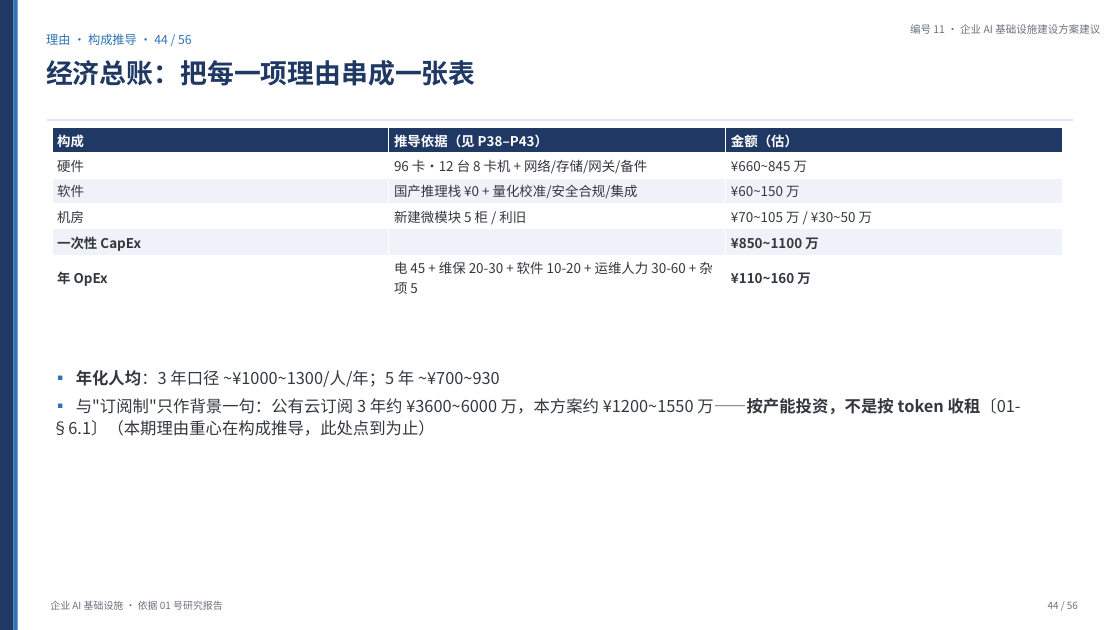
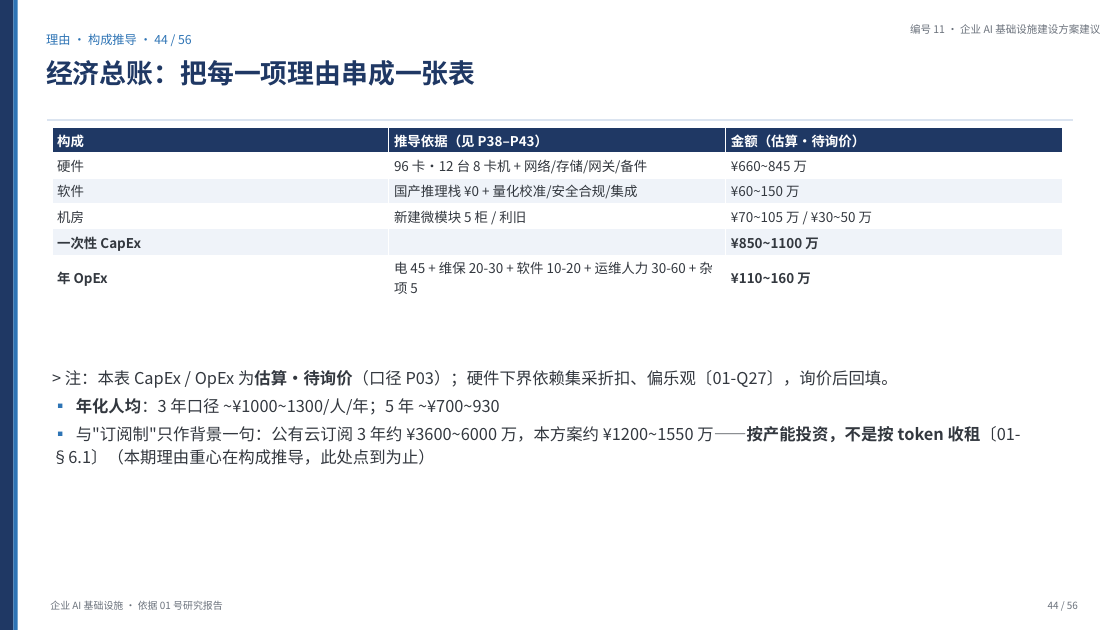
Before and after one commit to Yongjunzhou/AOS-system-design, a slide deck: slide 44 of 51-AI部署研究/11-企业AI基础设施建设方案建议/11-企业AI基础设施建设方案建议.pptx. Drawn at 1120x630 pixels with LibreOffice and Linux fonts; fonts in the diff are those of the drawing. Boxes give left, top, right and bottom in pixels: in the first picture for what was removed or moved away, otherwise in the second. Text is boxed around its words. In the diff, an @@ line names an element or a change of style, - is before the commit and + after.

```diff
--- a/51-AI部署研究/11-企业AI基础设施建设方案建议/11-企业AI基础设施建设方案建议.pptx
+++ b/51-AI部署研究/11-企业AI基础设施建设方案建议/11-企业AI基础设施建设方案建议.pptx
@@ table at [52, 128, 1063, 298] @@
-row 1, column 3: 金额（估）
+row 1, column 3: 金额（估算·待询价）
@@ text at [65, 370, 898, 388]: paragraph added @@
+> 注：本表 CapEx / OpEx 为估算·待询价（口径 P03）；硬件下界依赖集采折扣、偏乐观〔01-Q27〕，询价后回填。
```
Also in this commit, not shown: 4 other slides changed, 6 other files.
